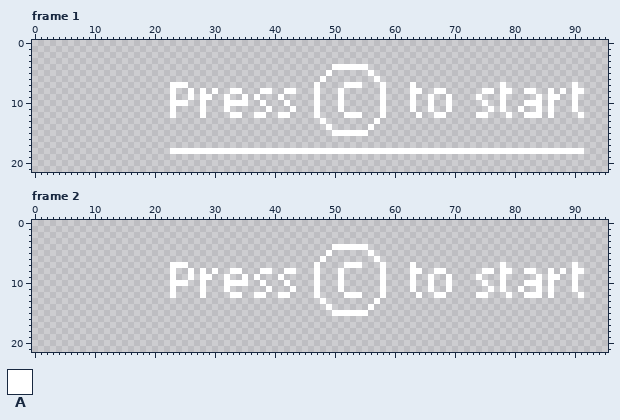
Two versions of one pixel-art file, Assets/projects/start_instruction.aseprite. Above is the file before it was changed.
128x32 pixels, 2 frames. Shown: frame 1, frame 2. The old version is drawn lined up with the new one, on the new canvas.
Visible layers, top first: "Layer 2", "Layer 1".
Palette (. is transparent): A #ffffff
Pixels before, frame 1, first column x 23:
 4 ...........................AAAAAA....................................
 5 ..........................A......A...................................
 6 .........................A........A..................................
 7 AAA.....................A....AAA...A....A..............A...........A.
 8 A..A.A.A..AA...AA..AA...A...A......A....AA..AA......AA.AA..AA..A.A.AA
 9 A..A.AA..A..A.A...A.....A...A......A....A..A..A....A...A.....A.AA..A.
10 AAA..A...AAAA..A...A....A...A......A....A..A..A.....A..A...AAA.A...A.
11 A....A...A......A...A...A...A......A....A..A..A......A.A..A..A.A...A.
12 A....A....AA..AA..AA....A....AAA...A.....A..AA.....AA...A..AAA.A....A
13 .........................A........A..................................
14 ..........................A......A...................................
15 ...........................AAAAAA....................................
16 .....................................................................
17 .....................................................................
18 AAAAAAAAAAAAAAAAAAAAAAAAAAAAAAAAAAAAAAAAAAAAAAAAAAAAAAAAAAAAAAAAAAAAA
Pixels before, frame 2, first column x 23:
 4 ...........................AAAAAA....................................
 5 ..........................A......A...................................
 6 .........................A........A..................................
 7 AAA.....................A....AAA...A....A..............A...........A.
 8 A..A.A.A..AA...AA..AA...A...A......A....AA..AA......AA.AA..AA..A.A.AA
 9 A..A.AA..A..A.A...A.....A...A......A....A..A..A....A...A.....A.AA..A.
10 AAA..A...AAAA..A...A....A...A......A....A..A..A.....A..A...AAA.A...A.
11 A....A...A......A...A...A...A......A....A..A..A......A.A..A..A.A...A.
12 A....A....AA..AA..AA....A....AAA...A.....A..AA.....AA...A..AAA.A....A
13 .........................A........A..................................
14 ..........................A......A...................................
15 ...........................AAAAAA....................................
The same view after the edit:
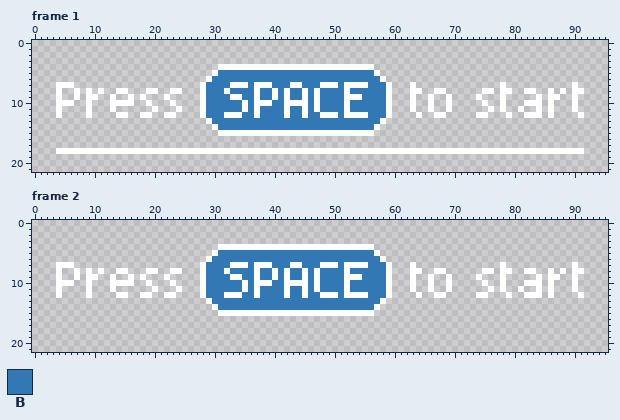
Colours new in this view: B #3278b4
The exact change:
canvas 128x32 -> 96x22, the old top-left corner now at -6,-7 (the part of the old canvas that was cut away was empty and is not shown)
Changed rows in their new state; - is an unchanged pixel.
Frame 1:
first column x 4:
 4 ---------------------------AAAAAAAAAAAAAAAAAAA------A---
 5 --------------------------ABBBBBBBBBBBBBBBBBBBBBBBBBBA--
 6 -------------------------ABBBBBBBBBBBBBBBBBBBBBBBBBBBBA-
 7 AAA----------------...--ABBBBAAABAAABBBAABBBAAAB---ABBBA
 8 A--A-A-A--AA---AA---A-.--BBBABBBBABBAB-BBAB-BBBBABBBBBBA
 9 A--A-AA--A--A-A---A.--.--BBBBAABB-BBABABBAB-BBBBAAABBBBA
10 AAA--A---AAAA--A----..---BBBBBB-BA-ABB-AAAB-BBBBABBBBBBA
11 A----A---A------A--.A----BBBBBBABABBBBABBAB-BBBBABBBBBBA
12 A----A----AA--AA--A------BBBA--BB-BBBB-BBABBAAAB---ABBBA
13 -------------------------ABBBBBBBBBBBBBBBBBBBBBBBBBBBBA-
14 --------------------------ABBBBBBBBBBBBBBBBBBBBBBBBBBA--
15 ---------------------------AAAAAAAAAAAAAAAAAAA------A---
18 AAAAAAAAAAAAAAAAAAA-------------------------------------
Frame 2:
first column x 4:
 4 ---------------------------AAAAAAAAAAAAAAAAAAA------A---
 5 --------------------------ABBBBBBBBBBBBBBBBBBBBBBBBBBA--
 6 -------------------------ABBBBBBBBBBBBBBBBBBBBBBBBBBBBA-
 7 AAA----------------...--ABBBBAAABAAABBBAABBBAAAB---ABBBA
 8 A--A-A-A--AA---AA---A-.--BBBABBBBABBAB-BBAB-BBBBABBBBBBA
 9 A--A-AA--A--A-A---A.--.--BBBBAABB-BBABABBAB-BBBBAAABBBBA
10 AAA--A---AAAA--A----..---BBBBBB-BA-ABB-AAAB-BBBBABBBBBBA
11 A----A---A------A--.A----BBBBBBABABBBBABBAB-BBBBABBBBBBA
12 A----A----AA--AA--A------BBBA--BB-BBBB-BBABBAAAB---ABBBA
13 -------------------------ABBBBBBBBBBBBBBBBBBBBBBBBBBBBA-
14 --------------------------ABBBBBBBBBBBBBBBBBBBBBBBBBBA--
15 ---------------------------AAAAAAAAAAAAAAAAAAA------A---
Boxes around the changes in both pictures, in picture pixels (x1, y1, x2, y2):
changed: (56, 64, 392, 136)
added: (56, 148, 170, 154)
changed: (56, 244, 392, 316)
